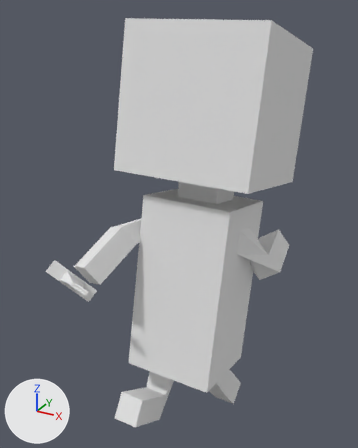
The OBJ model Data/Animations/RunPlayer/run_000000.obj, before and after one commit.
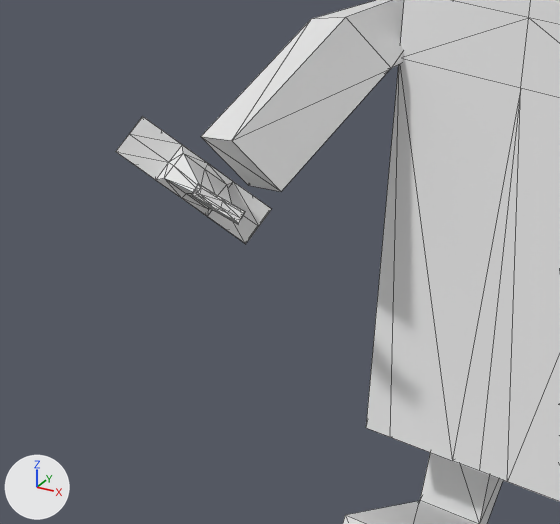
Each version is shown whole from a 50 mm lens placed at (0.563, -1.075, 0.978), pointed at (-0.138, 0.201, 0.34), then close up on the part from 2% to 54% of the width and 49% to 88% of the height. Lighting does not change. The marker at lower left points along +X, +Y and +Z. The close-ups show mesh edges as thin lines. Where no turn or scale is listed for an object, it has been applied to the vertices. Vertices at the same position are counted once.

The older version as bpy lines, for what is in view:
```python
me_plane_plane_002 = bpy.data.meshes.new('Plane_Plane.002')
me_plane_plane_002.from_pydata(...)  # 227 vertices, 448 faces, 1 loose edge; spans x -0.6..0.209, y -0.242..0.385, z -0.261..0.951
me_plane_plane_002.materials.append(mat_material)  # white #e7e7e7
ob_plane_plane_002 = bpy.data.objects.new('Plane_Plane.002', me_plane_plane_002)
ob_plane_plane_002.location = (0.0, 0.0, 0.0)
```
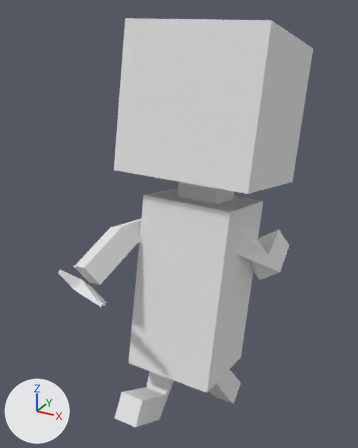
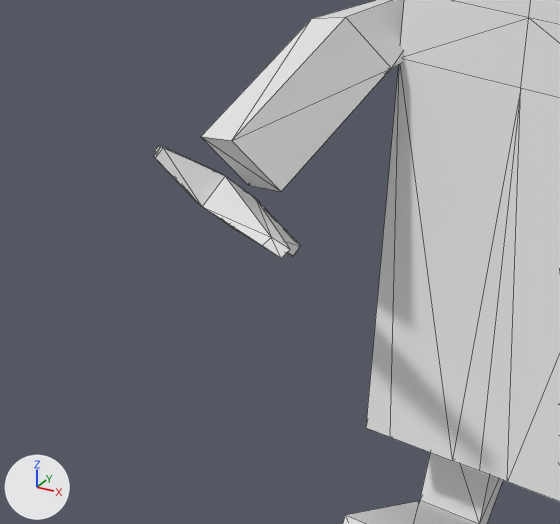
Changed parts and their boxes [x1, y1, x2, y2] in the close-ups (560 x 524 px):
'Plane_Plane.002', reshaped
    before: [116, 0, 560, 524]
    after: [154, 0, 560, 524]
part 1 of me_plane_plane_002, added
    after: [154, 146, 301, 258]
part 2 of me_plane_plane_002, deleted
    before: [116, 116, 271, 244]

The edits, one by one:
me_plane_plane_002 is used by ob_plane_plane_002; location (0.0, 0.0, 0.0).
me_plane_plane_002 had 227 vertices, 448 faces, 1 loose edge and spanned x -0.6..0.209, y -0.242..0.385, z -0.261..0.951.
me_plane_plane_002 now has 138 vertices, 268 faces and spans x -0.909..0.209, y -0.273..0.447, z -0.261..0.951.
me_plane_plane_002 part 1: a new loose piece of 24 vertices spanning x -0.909..-0.093, y -0.273..0.447, z -0.162..0.325, in mat_material (white #e7e7e7).
me_plane_plane_002 part 2: the loose piece of 113 vertices spanning x -0.6..-0.163, y -0.242..0.132, z 0.071..0.354 is deleted.
